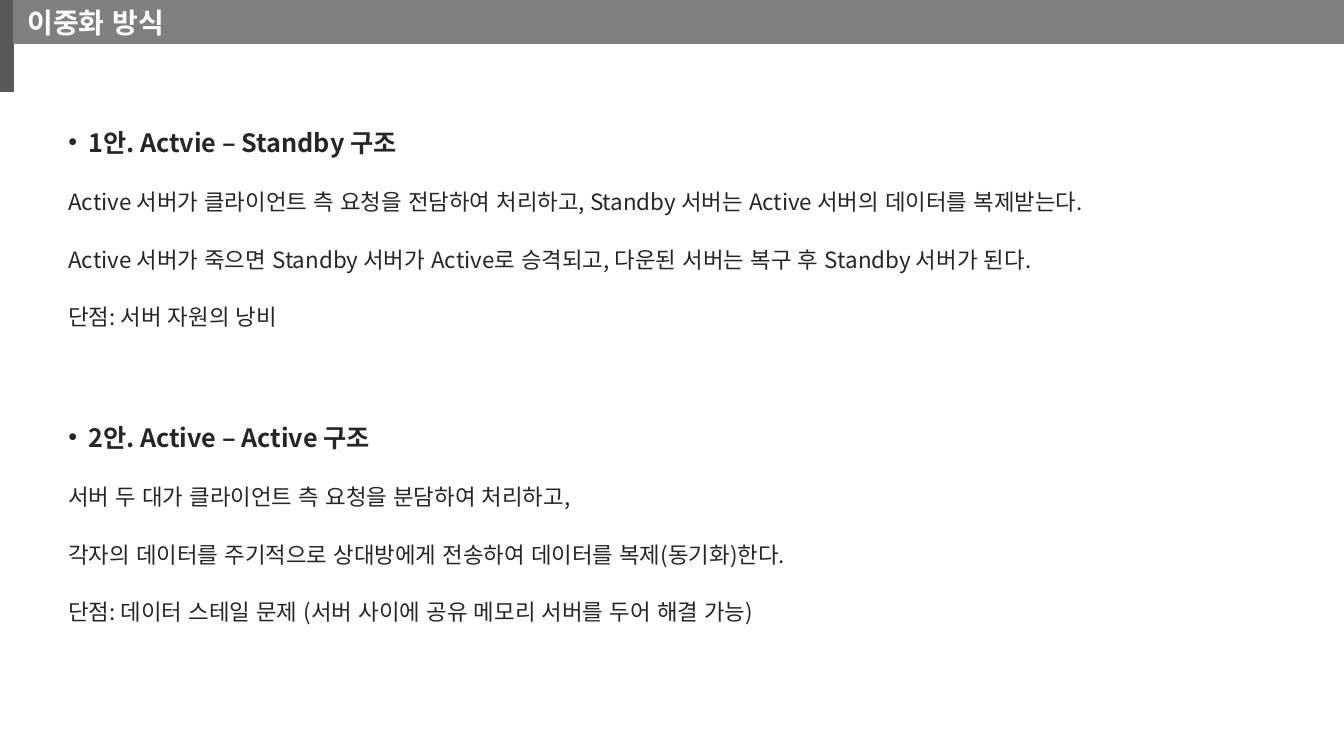
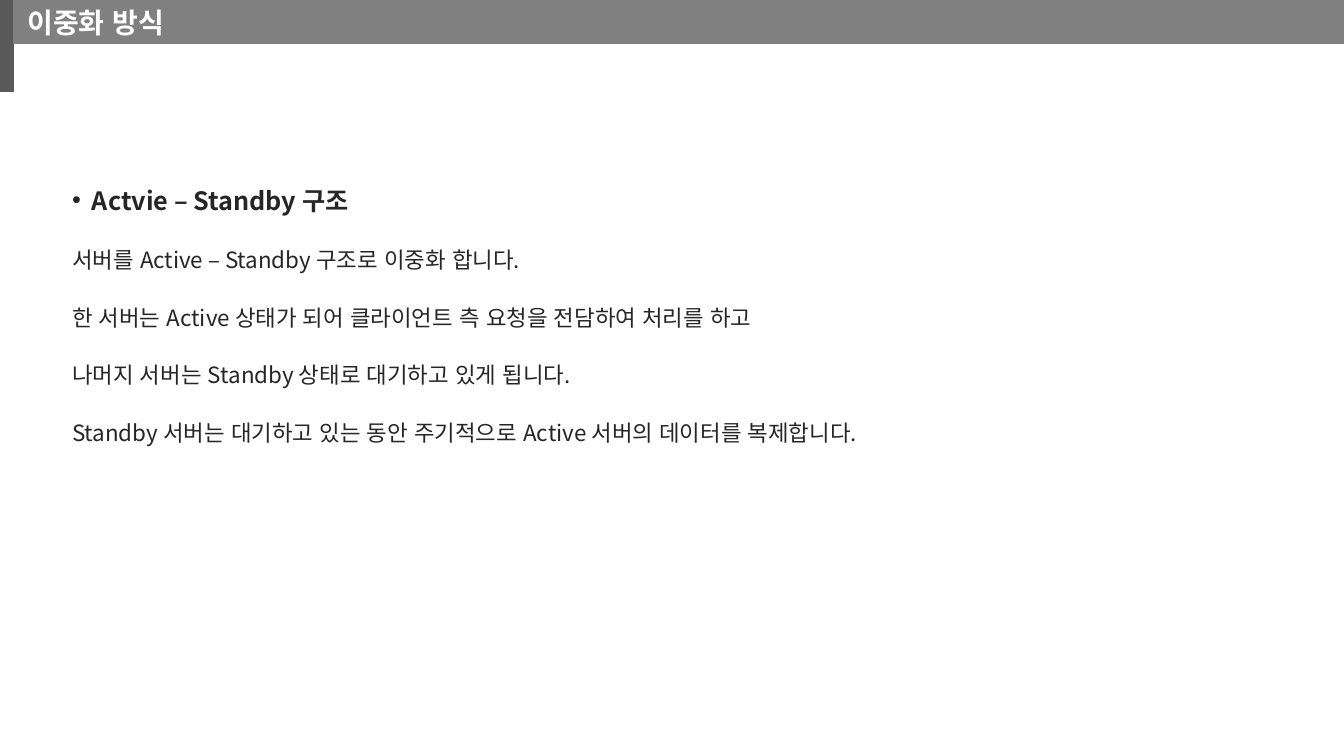
Before and after one commit to kiption/XD, a slide deck: slide 2 of 졸작_기획/서버이중화 설계.pptx. Drawn at 1344x756 pixels with LibreOffice and Linux fonts; fonts in the diff are those of the drawing. Boxes give left, top, right and bottom in pixels: in the first picture for what was removed or moved away, otherwise in the second. Text is boxed around its words. In the diff, an @@ line names an element or a change of style, - is before the commit and + after.

```diff
--- a/졸작_기획/서버이중화 설계.pptx
+++ b/졸작_기획/서버이중화 설계.pptx
@@ text at box(72, 189, 857, 446): text changed @@
-• 1안. Actvie – Standby 구조
-Active 서버가 클라이언트 측 요청을 전담하여 처리하고, Standby 서버는 Active 서버의 데이터를 복제받는다.
-Active 서버가 죽으면 Standby 서버가 Active로 승격되고, 다운된 서버는 복구 후 Standby 서버가 된다.
-단점: 서버 자원의 낭비
-• 2안. Active – Active 구조
-서버 두 대가 클라이언트 측 요청을 분담하여 처리하고,
-각자의 데이터를 주기적으로 상대방에게 전송하여 데이터를 복제(동기화)한다.
-단점: 데이터 스테일 문제 (서버 사이에 공유 메모리 서버를 두어 해결 가능)
+• Actvie – Standby 구조
+서버를 Active – Standby 구조로 이중화 합니다.
+한 서버는 Active 상태가 되어 클라이언트 측 요청을 전담하여 처리를 하고
+나머지 서버는 Standby 상태로 대기하고 있게 됩니다.
+Standby 서버는 대기하고 있는 동안 주기적으로 Active 서버의 데이터를 복제합니다.
```
Also in this commit, not shown: 1 other slide changed, 6 slides added, 1 other file.
